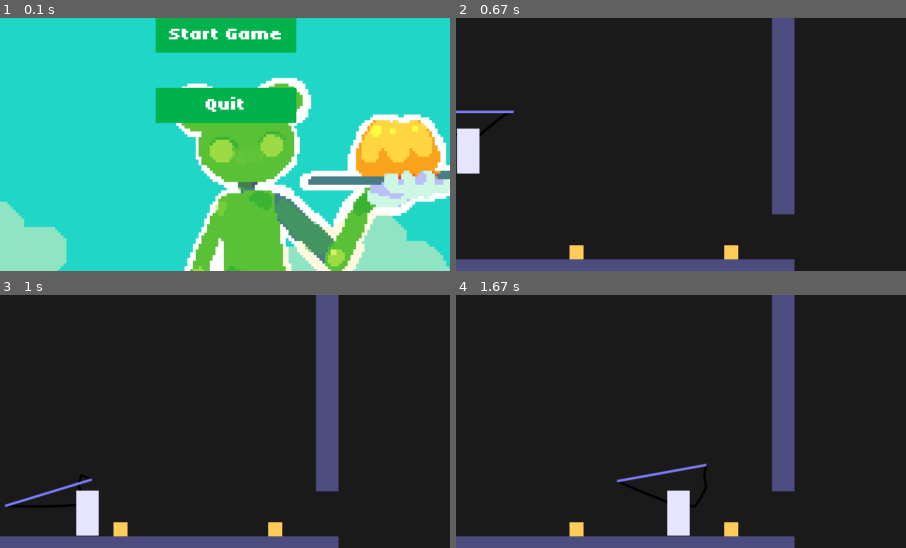
Above: before the commit, frames 1-4 (two rows, left to right).
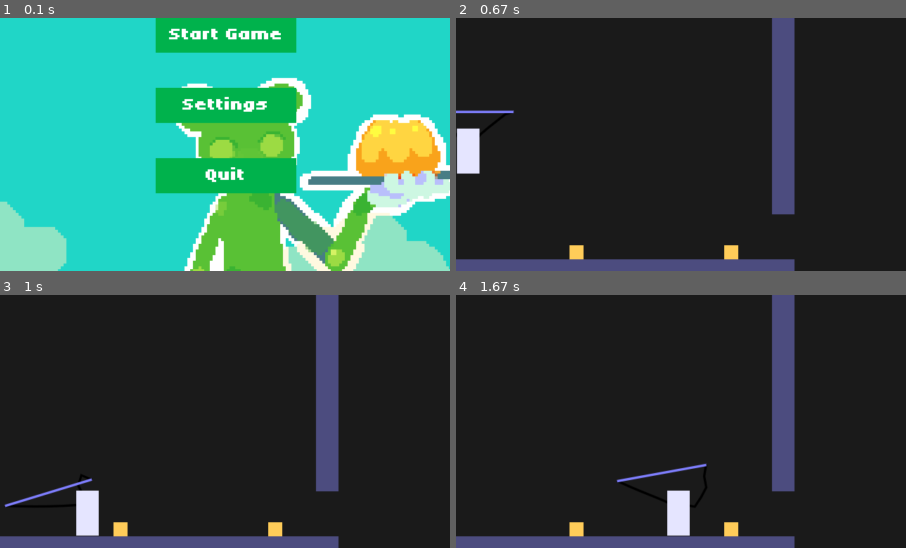
Above: after the commit, the same moments.

Repository: Aurnyxci/LOVE-Jam-2026-B
Game: LÖVE game, started from Love Jam 2026B/main.lua
Same seed, same stepped clock (60 frames per second), same inputs: the game is played once before the commit and once after it.
Inputs (mouse positions are % of the whole screen's width and height, from its top left):
- Up to frame 1 (0.1 s): no input
- Up to frame 2 (0.67 s): click "Start Game" at 0.38 s
- Up to frame 3 (1 s): hold Right from 0.67 s (still down); move the mouse to (50, 57) at 0.7 s
- Up to frame 4 (1.67 s): release Right at 1.13 s; hold Right 1.17-1.63 s
The pictures show only the part of the screen within x 25-75%, y 28-78%; the shares and areas given below are measured in that part.

The runs differ from the first frame. In frame 1, 5.0% of the frame differs, in the area x 34-66%, y 30-70%; in frame 2, nothing differs; in frame 3, nothing differs; in frame 4, nothing differs.

Commit message:
added settings button for later use

Diff:
--- a/Love Jam 2026B/main.lua
+++ b/Love Jam 2026B/main.lua
@@ -8,7 +8,7 @@
 
 function love.load()
     love.graphics.setDefaultFilter("nearest","nearest")
-    LoadScene(require("menu"))
+    LoadScene(require("menus/main_menu"))
 
 end
 
--- a/Love Jam 2026B/menu.lua
+++ /dev/null
@@ -1,93 +0,0 @@
-local menu = {}
-
-function menu:enter()
-    self.titleBackground = love.graphics.newImage("/assets/backgrounds/main_menu_placeholderbg.png") --short function for big image path
-
-    self.buttonFont = love.graphics.newFont(
-    "assets/fonts/Tiny5Duo-VariableFont_BLED,JITT,ROND,wdth,wght.ttf",
-    24
-)
-
-    local screenWidth = love.graphics.getWidth()
-
-    self.buttons = {
-        {
-            text = "Start Game",  --start game button data
-            x = (screenWidth / 2) - 100, --screenwidth with half of the button's width taken off
-            y = 200,
-            w = 200,
-            h = 50,
-        },
-        {
-            text = "Quit",  --quit button data
-            x = (screenWidth / 2) - 100,
-            y = 300,
-            w = 200,
-            h = 50,
-        }
-    }
-end
-
-local function isMouseOver(button)
-    local mx, my = love.mouse.getPosition() --finds the mouse position
-
-    return mx > button.x  --checks if mouse is inside the button
-        and mx < button.x + button.w
-        and my > button.y
-        and my < button.y + button.h
-end
-
-function menu:draw()
-    love.graphics.draw(self.titleBackground, 0, 0) --draw background
-
-    for _, button in ipairs(self.buttons) do --iterates through the data table
-
-        if isMouseOver(button) then --check if mouse is inside button and change button color
-            love.graphics.setColor(0.5, 0.85, 0.2)
-        else
-            love.graphics.setColor(0.0, 0.7, 0.3)
-        end
-
-        love.graphics.rectangle( --draw rectangle
-            "fill", -- mode
-            button.x,  --button x pos
-            button.y,  --button y pos
-            button.w,  --button width
-            button.h  --button height
-        )
-
-        love.graphics.setColor(1, 1, 1)
-        love.graphics.setFont(self.buttonFont)
-        love.graphics.printf(
-            button.text, --sets the text it would be using
-            button.x, --the x coordinate
-            button.y + 10, --the y coordinate
-            button.w, --the width
-            "center" --CENTER THE TEXT :D
-        )
-    end
-end
-
-function menu:mousepressed(x, y, button)
-    if button ~=1 then
-        return
-    end
-
-    for _, b in ipairs(self.buttons) do
-        if x > b.x
-        and x < b.x + b.w
-        and y > b.y
-        and y < b.y + b.h then
-
-            if b.text == "Start Game" then --checks if the button starts the game so it starts
-                LoadScene(require("game"))
-                print("starting game")
-
-            elseif b.text == "Quit" then --checks if the button is quit so then it quits
-                love.event.quit()
-            end
-        end
-    end
-end
-
-return menu
--- /dev/null
+++ b/Love Jam 2026B/menus/main_menu.lua
@@ -0,0 +1,103 @@
+local menu = {}
+
+function menu:enter()
+    self.titleBackground = love.graphics.newImage("/assets/backgrounds/main_menu_placeholderbg.png") --short function for big image path
+
+    self.buttonFont = love.graphics.newFont(
+    "assets/fonts/Tiny5Duo-VariableFont_BLED,JITT,ROND,wdth,wght.ttf",
+    24
+)
+
+    local screenWidth = love.graphics.getWidth()
+
+    self.buttons = {
+        {
+            text = "Start Game",  --start game button data
+            x = (screenWidth / 2) - 100, --screenwidth with half of the button's width taken off
+            y = 200,
+            w = 200,
+            h = 50,
+        },
+        {
+            text = "Settings",
+            x = (screenWidth / 2) - 100,
+            y = 300,
+            w = 200,
+            h = 50
+        },
+        {
+            text = "Quit",  --quit button data
+            x = (screenWidth / 2) - 100,
+            y = 400,
+            w = 200,
+            h = 50,
+        }
+    }
+end
+
+local function isMouseOver(button)
+    local mx, my = love.mouse.getPosition() --finds the mouse position
+
+    return mx > button.x  --checks if mouse is inside the button
+        and mx < button.x + button.w
+        and my > button.y
+        and my < button.y + button.h
+end
+
+function menu:draw()
+    love.graphics.draw(self.titleBackground, 0, 0) --draw background
+
+    for _, button in ipairs(self.buttons) do --iterates through the data table
+
+        if isMouseOver(button) then --check if mouse is inside button and change button color
+            love.graphics.setColor(0.5, 0.85, 0.2)
+        else
+            love.graphics.setColor(0.0, 0.7, 0.3)
+        end
+
+        love.graphics.rectangle( --draw rectangle
+            "fill", -- mode
+            button.x,  --button x pos
+            button.y,  --button y pos
+            button.w,  --button width
+            button.h  --button height
+        )
+
+        love.graphics.setColor(1, 1, 1)
+        love.graphics.setFont(self.buttonFont)
+        love.graphics.printf(
+            button.text, --sets the text it would be using
+            button.x, --the x coordinate
+            button.y + 10, --the y coordinate
+            button.w, --the width
+            "center" --CENTER THE TEXT :D
+        )
+    end
+end
+
+function menu:mousepressed(x, y, button)
+    if button ~=1 then
+        return
+    end
+
+    for _, b in ipairs(self.buttons) do
+        if x > b.x
+        and x < b.x + b.w
+        and y > b.y
+        and y < b.y + b.h then
+
+            if b.text == "Start Game" then --checks if the button starts the game so it starts
+                LoadScene(require("game"))
+                print("starting game")
+
+            elseif b.text == "Settings" then
+                LoadScene(require("menus/settings_menu"))
+
+            elseif b.text == "Quit" then --checks if the button is quit so then it quits
+                love.event.quit()
+            end
+        end
+    end
+end
+
+return menu
--- /dev/null
+++ b/Love Jam 2026B/menus/settings_menu.lua
@@ -0,0 +1,82 @@
+local menu = {}
+
+function menu:enter()
+    self.titleBackground = love.graphics.newImage("/assets/backgrounds/main_menu_placeholderbg.png") --short function for big image path
+
+    self.buttonFont = love.graphics.newFont(
+    "assets/fonts/Tiny5Duo-VariableFont_BLED,JITT,ROND,wdth,wght.ttf",
+    24
+)
+
+    local screenWidth = love.graphics.getWidth()
+
+    self.buttons = {
+        {
+            text = "Exit",
+            x = (screenWidth / 2) - 100,
+            y = 650,
+            w = 200,
+            h = 50
+        }
+    }
+end
+
+local function isMouseOver(button)
+    local mx, my = love.mouse.getPosition() --finds the mouse position
+
+    return mx > button.x  --checks if mouse is inside the button
+        and mx < button.x + button.w
+        and my > button.y
+        and my < button.y + button.h
+end
+
+function menu:draw()
+    love.graphics.draw(self.titleBackground, 0, 0) --draw background
+
+    for _, button in ipairs(self.buttons) do --iterates through the data table
+
+        if isMouseOver(button) then --check if mouse is inside button and change button color
+            love.graphics.setColor(0.5, 0.85, 0.2)
+        else
+            love.graphics.setColor(0.0, 0.7, 0.3)
+        end
+
+        love.graphics.rectangle( --draw rectangle
+            "fill", -- mode
+            button.x,  --button x pos
+            button.y,  --button y pos
+            button.w,  --button width
+            button.h  --button height
+        )
+
+        love.graphics.setColor(1, 1, 1)
+        love.graphics.setFont(self.buttonFont)
+        love.graphics.printf(
+            button.text, --the text
+            button.x, --the x coordinate
+            button.y + 10, --the y coordinate
+            button.w, --the width
+            "center" --CENTER THE TEXT :D
+        )
+    end
+end
+
+function menu:mousepressed(x, y, button)
+    if button ~=1 then
+        return
+    end
+
+    for _, b in ipairs(self.buttons) do
+        if x > b.x
+        and x < b.x + b.w
+        and y > b.y
+        and y < b.y + b.h then
+
+            if b.text == "Exit" then
+                LoadScene(require("menus/main_menu"))
+            end
+        end
+    end
+end
+
+return menu
